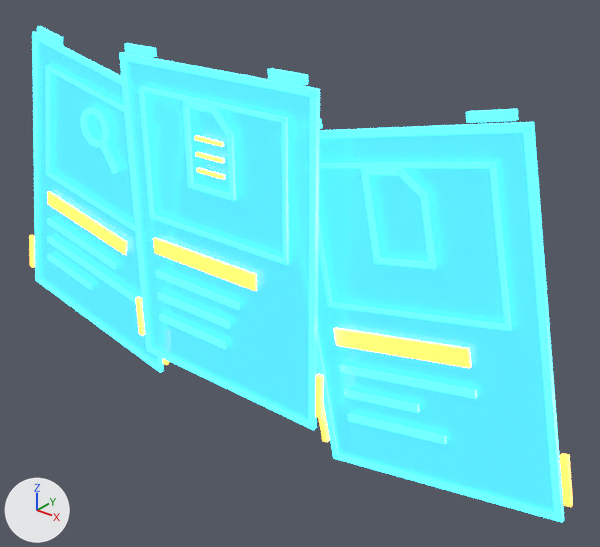
An edit to the glTF model assets/models/stations/holo_cards.glb, drawn before and after from the same camera.
Camera for both pictures: a 50 mm camera at (0.674, -0.712, 0.689) aimed at (0.08, 0.031, 0.229). Every picture has the same lights, and +X, +Y and +Z are marked at lower left. The older version comes first.

In view in the first picture: 'holo_cards'.
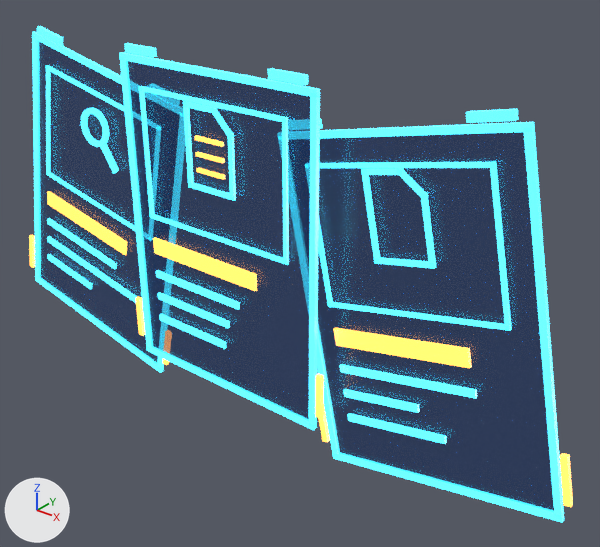
Edits to the scene script, one JSON object a line:
```json
{"op": "set", "path": "mat_holo.base_color", "old": "(0.02, 0.2, 1.0)", "new": "(0.0024, 0.006, 0.0242)", "note": "blue #277cff -> black #08122b"}
{"op": "set", "path": "mat_holo.alpha", "old": "0.8", "new": "0.55"}
{"op": "set", "path": "mat_holo.emission_color", "old": "(0.03, 0.24, 1.0)", "new": "(0.004, 0.02, 0.07)", "note": "blue #3086ff -> dark blue #0d274b"}
{"op": "set", "path": "mat_holo.emission_strength", "old": "3.0", "new": "1.0"}
```

What differs and where, as boxes [x1, y1, x2, y2] in the pictures (600 x 547 px):
```json
{"object": "holo_cards", "change": "recoloured, surface changed", "before": [36, 39, 557, 513], "after": [36, 39, 557, 513]}
```
